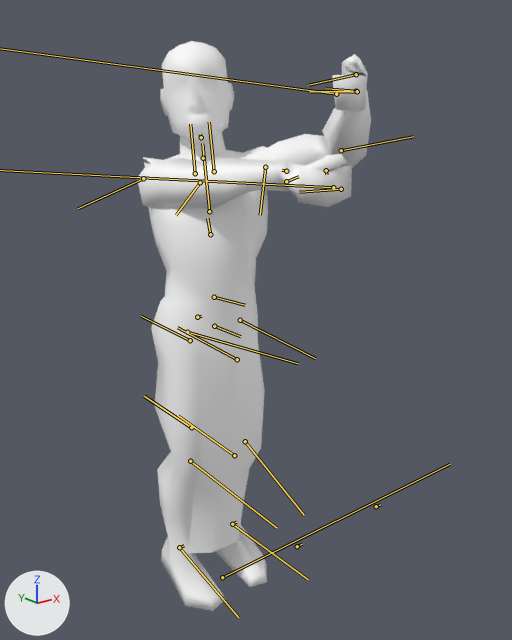
What one commit did to the FBX model media/anims_X/Protest3.fbx.
Camera for both pictures: a 50 mm lens placed at (-0.673, -0.943, 0.88), pointed at (0.066, -0.02, 0.511). The axes (+X, +Y, +Z) are drawn at lower left. The lights are the same throughout. Both versions are drawn at frame 60 of the action 'BWO_Protest3'; the numbers are the values there. The bones that bend it are drawn over the model as lines.

Objects in the first picture: 'Body'.
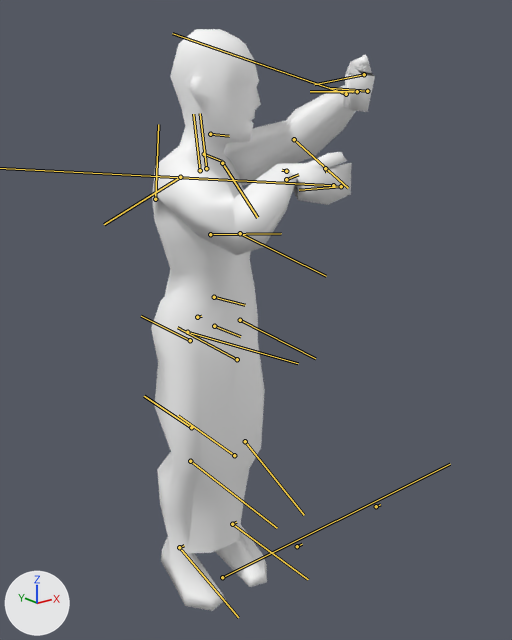
Where the change shows, as pixel boxes (x1, y1, x2, y2) in the pictures (512 x 640 px):
'Body', posed: before (137, 41, 371, 611); after (151, 29, 375, 611)
bone 'Bip01_Spine1', root to tip: before (210, 234) to (207, 218); after (210, 234) to (281, 233)
bone 'Bip01_L_UpperArm', root to tip: before (265, 167) to (260, 215); after (222, 163) to (257, 217)
bone 'Bip01_L_Forearm', root to tip: before (341, 150) to (413, 136); after (294, 139) to (348, 188)
bone 'Bip01_L_Hand', root to tip: before (357, 91) to (309, 91); after (357, 91) to (310, 91)
bone 'Bip01_R_UpperArm', root to tip: before (143, 178) to (78, 208); after (180, 177) to (104, 224)
bone 'Bip01_R_Forearm', root to tip: before (200, 182) to (176, 215); after (240, 233) to (326, 276)
bone 'Bip01_R_Hand', root to tip: before (286, 181) to (298, 176); after (286, 179) to (298, 174)

The change, as a diff of the scene's bpy script:
```diff
--- a/media/anims_X/Protest3.fbx.py
+++ b/media/anims_X/Protest3.fbx.py
@@ bone_bip01_spine1 @@
 bone_bip01_spine1 = bpy.data.objects['Dummy01'].pose.bones['Bip01_Spine1']  # child of 'Bip01_Spine'
-bone_bip01_spine1.rotation_quaternion = (0.945, -0.301, -0.041, -0.121)  # degrees (-34, -9, -12)
+bone_bip01_spine1.rotation_quaternion = (0.95, 0.307, 0.04, 0.048)  # degrees (36, 3, 7)
@@ bone_bip01_l_upperarm @@
 bone_bip01_l_upperarm = bpy.data.objects['Dummy01'].pose.bones['Bip01_L_UpperArm']  # child of 'Bip01_L_Clavicle'
-bone_bip01_l_upperarm.rotation_quaternion = (0.94, -0.317, -0.129, 0.009)  # degrees (-38, -14, 6)
+bone_bip01_l_upperarm.rotation_quaternion = (0.471, -0.407, 0.169, -0.764)  # degrees (-46, -28, -105)
@@ bone_bip01_l_forearm @@
 bone_bip01_l_forearm = bpy.data.objects['Dummy01'].pose.bones['Bip01_L_Forearm']  # child of 'Bip01_L_UpperArm'
-bone_bip01_l_forearm.rotation_quaternion = (0.779, 0.0, 0.009, -0.627)  # degrees (-1, 1, -78)
+bone_bip01_l_forearm.rotation_quaternion = (0.997, 0.0, 0.001, -0.073)  # degrees (0, 0, -8)
@@ bone_bip01_l_hand @@
 bone_bip01_l_hand = bpy.data.objects['Dummy01'].pose.bones['Bip01_L_Hand']  # child of 'Bip01_L_Forearm'
-bone_bip01_l_hand.rotation_quaternion = (0.589, -0.729, -0.038, 0.347)  # degrees (-94, 27, 32)
+bone_bip01_l_hand.rotation_quaternion = (0.816, -0.394, -0.013, 0.423)  # degrees (-43, 18, 47)
@@ bone_bip01_r_upperarm @@
 bone_bip01_r_upperarm = bpy.data.objects['Dummy01'].pose.bones['Bip01_R_UpperArm']  # child of 'Bip01_R_Clavicle'
-bone_bip01_r_upperarm.rotation_quaternion = (0.358, -0.065, -0.142, -0.92)  # degrees (13, -13, -139)
+bone_bip01_r_upperarm.rotation_quaternion = (0.808, 0.104, -0.268, -0.515)  # degrees (28, -19, -70)
@@ bone_bip01_r_forearm @@
 bone_bip01_r_forearm = bpy.data.objects['Dummy01'].pose.bones['Bip01_R_Forearm']  # child of 'Bip01_R_UpperArm'
-bone_bip01_r_forearm.rotation_quaternion = (0.986, 0.0, -0.002, -0.167)  # degrees (0, 0, -19)
+bone_bip01_r_forearm.rotation_quaternion = (0.659, 0.0, -0.011, -0.752)  # degrees (1, -1, -98)
@@ bone_bip01_r_hand @@
 bone_bip01_r_hand = bpy.data.objects['Dummy01'].pose.bones['Bip01_R_Hand']  # child of 'Bip01_R_Forearm'
-bone_bip01_r_hand.rotation_quaternion = (0.789, 0.614, 0.015, -0.012)  # degrees (76, 2, 0)
+bone_bip01_r_hand.rotation_quaternion = (0.725, 0.341, 0.454, -0.39)  # degrees (22, 68, -42)
```
